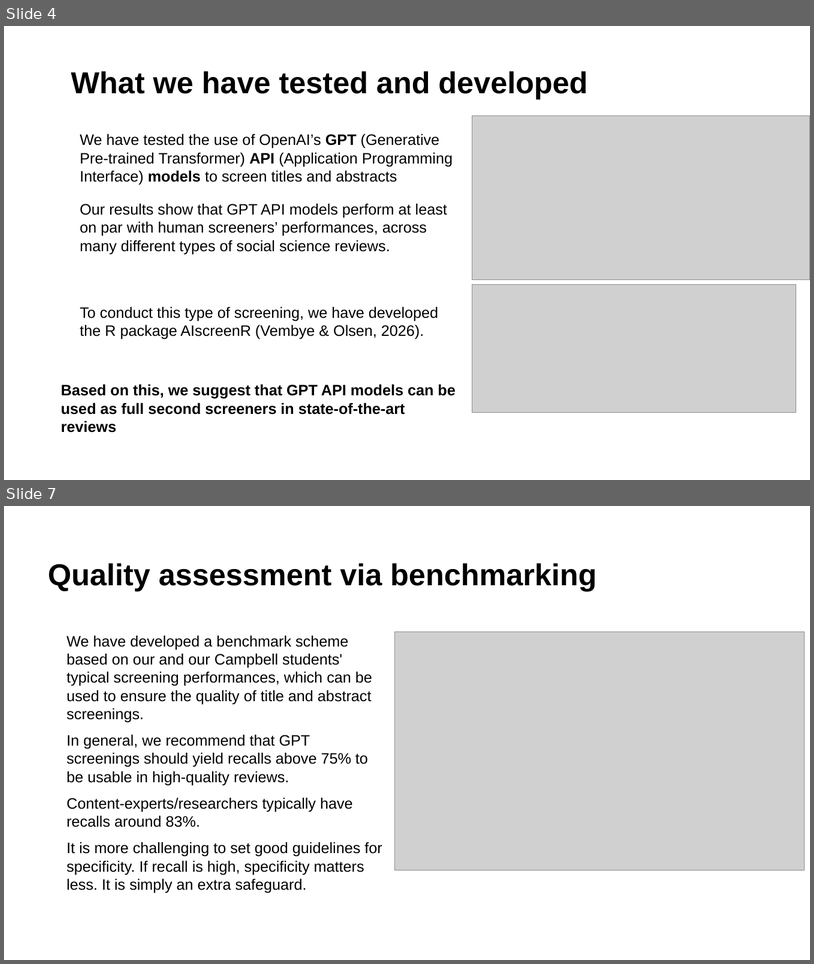
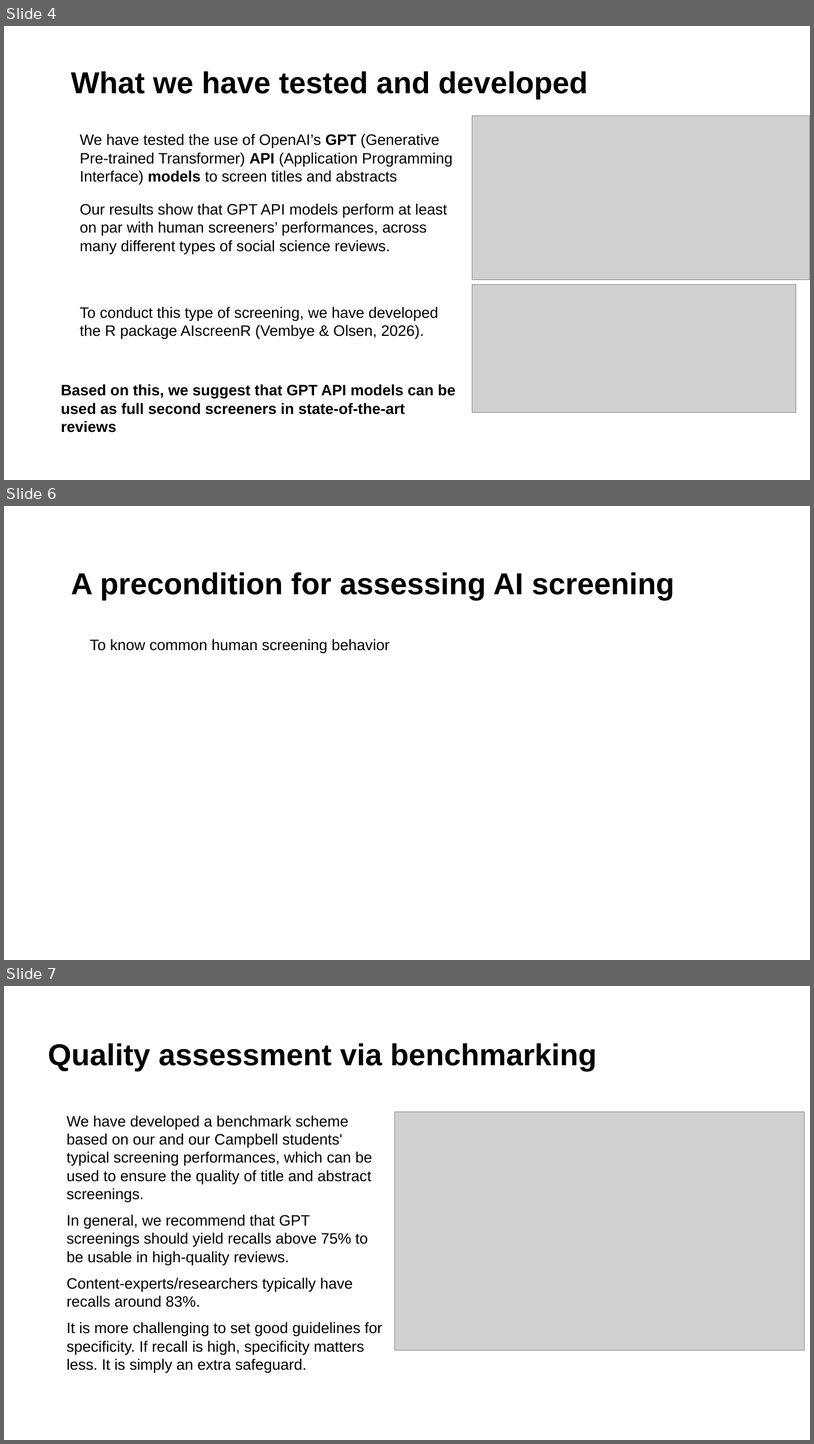
Before and after one commit to MikkelVembye/IRM2026, a slide deck: screen-with-gpt-models.pptx. Shown one above the other, each under a label of ours: slides 4 and 7 before the commit, slides 4, 6 and 7 after it; the slides between them are not shown. The pictures are 814x964 and 814x1444 pixels, drawn with LibreOffice and Linux fonts; fonts in the diff are those of the drawing; grey boxes stand for pictures; background and template pictures are left out. Boxes give left, top, right and bottom in pixels: in the first picture for what was removed or moved away, otherwise in the second. Text is boxed around its words. In the diff, an @@ line names an element or a change of style, - is before the commit and + after.

```diff
--- a/screen-with-gpt-models.pptx
+++ b/screen-with-gpt-models.pptx
@@ slide 6 added at (4, 506, 810, 960), background #FFFFFF @@
@@ title added at (71, 572, 675, 600), 36 pt, text #000000, bold @@
+A precondition for assessing AI screening
@@ text added at (90, 639, 390, 654), 18 pt, text #000000 @@
+• To know common human screening behavior
```
Also in this commit, not shown: 3 slides changed, 1 other slide added, 1 slide removed, 24 other files.
